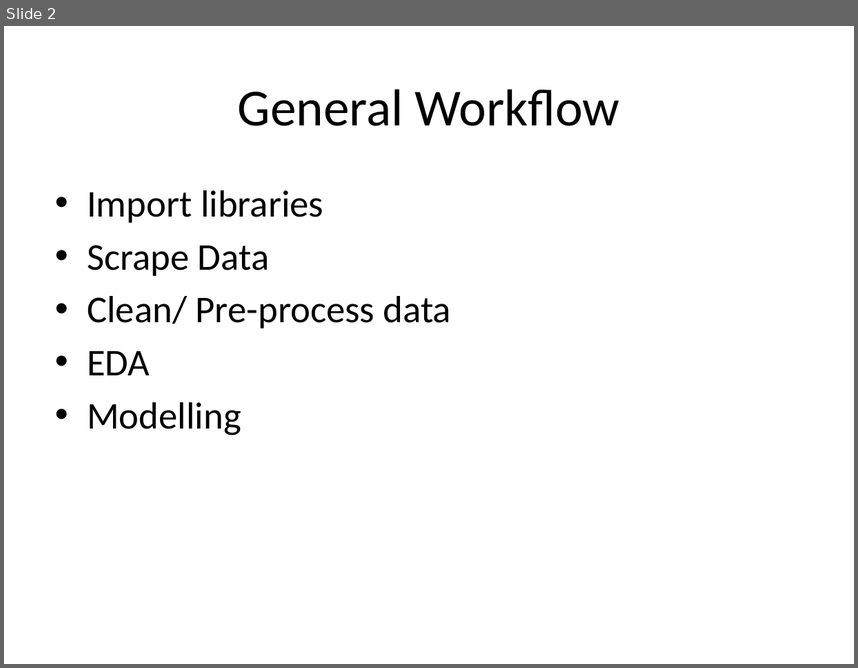
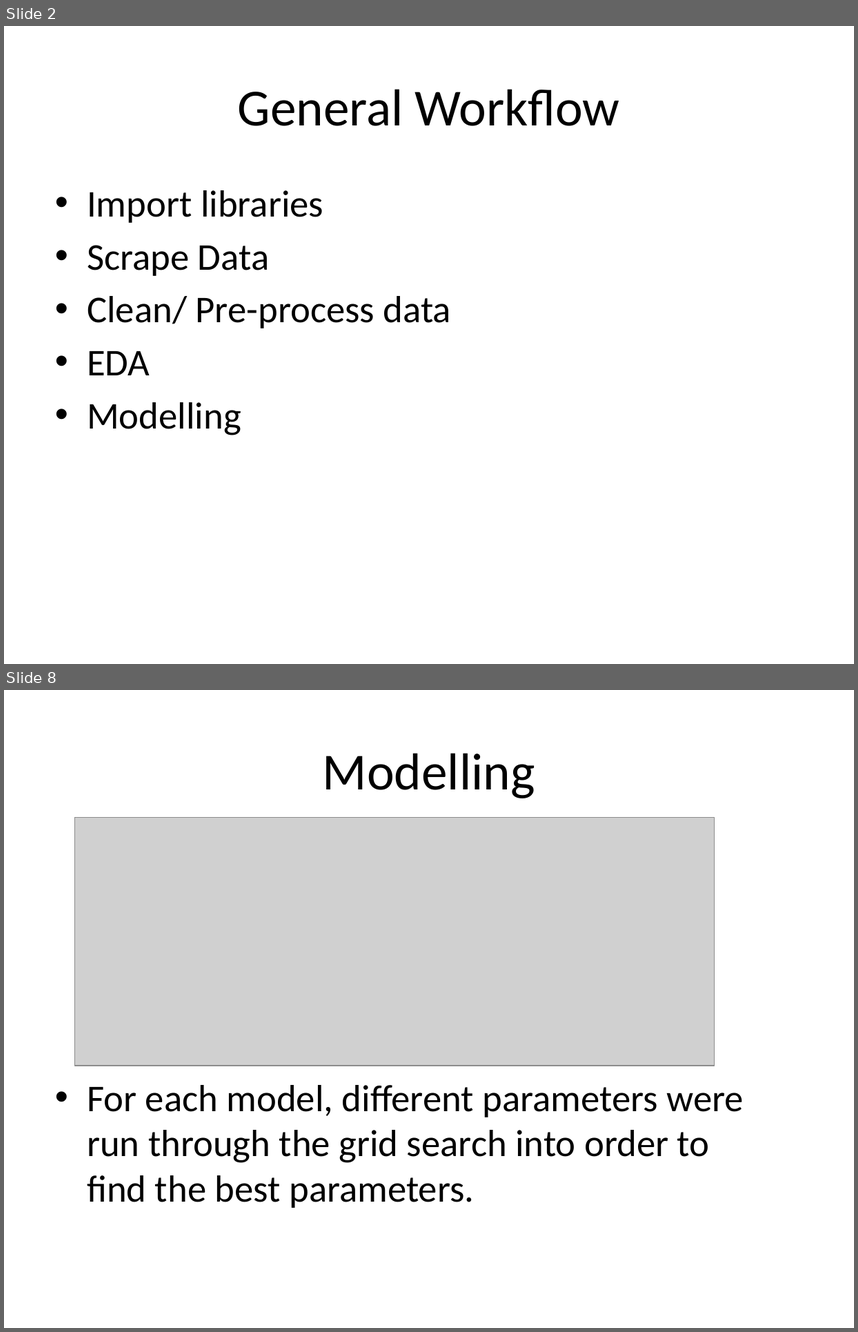
Before and after one commit to dantawesi/Classifying-Subreddits-with-NLP, a slide deck: Subreddit Classification.pptm. Shown one above the other, each under a label of ours: slide 2 before the commit, slides 2 and 8 after it; the slides between them are not shown. The pictures are 858x668 and 858x1332 pixels, drawn with LibreOffice and Linux fonts; fonts in the diff are those of the drawing; grey boxes stand for pictures. Boxes give left, top, right and bottom in pixels: in the first picture for what was removed or moved away, otherwise in the second. Text is boxed around its words. In the diff, an @@ line names an element or a change of style, - is before the commit and + after.

```diff
--- a/Subreddit Classification.pptm
+++ b/Subreddit Classification.pptm
@@ slide 8 added at (4, 690, 854, 1328), background #FFFFFF @@
@@ title added at (323, 753, 535, 798), 44 pt, text #000000 @@
+Modelling
@@ picture added at (74, 818, 715, 1066) @@
@@ text added at (87, 1085, 744, 1208), 32 pt, text #000000 @@
+• For each model, different parameters were run through the grid search into order to find the best parameters.
```
Also in this commit, not shown: 4 slides changed, 11 other slides added, 9 slides removed, 1 other file.
